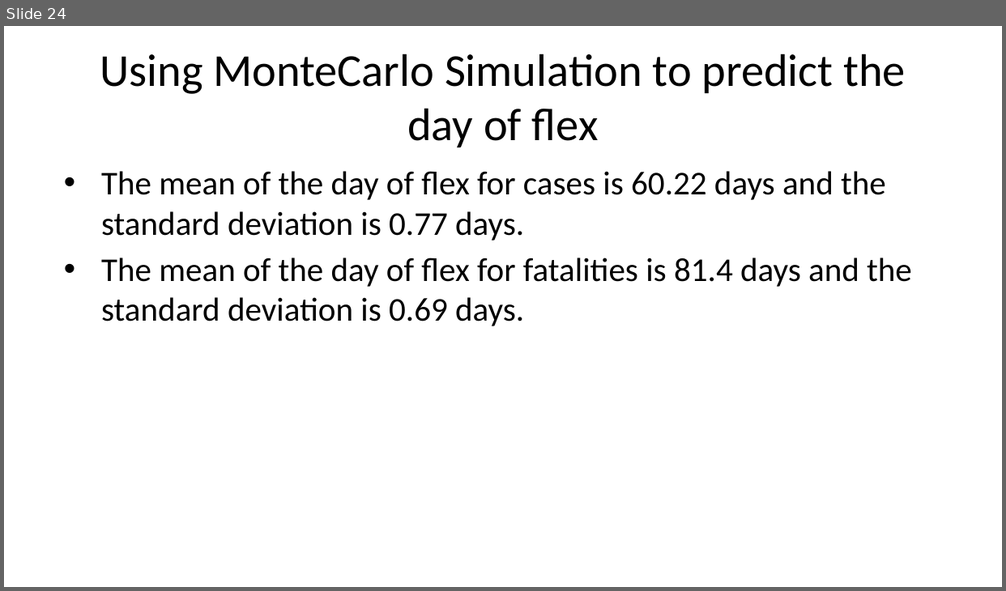
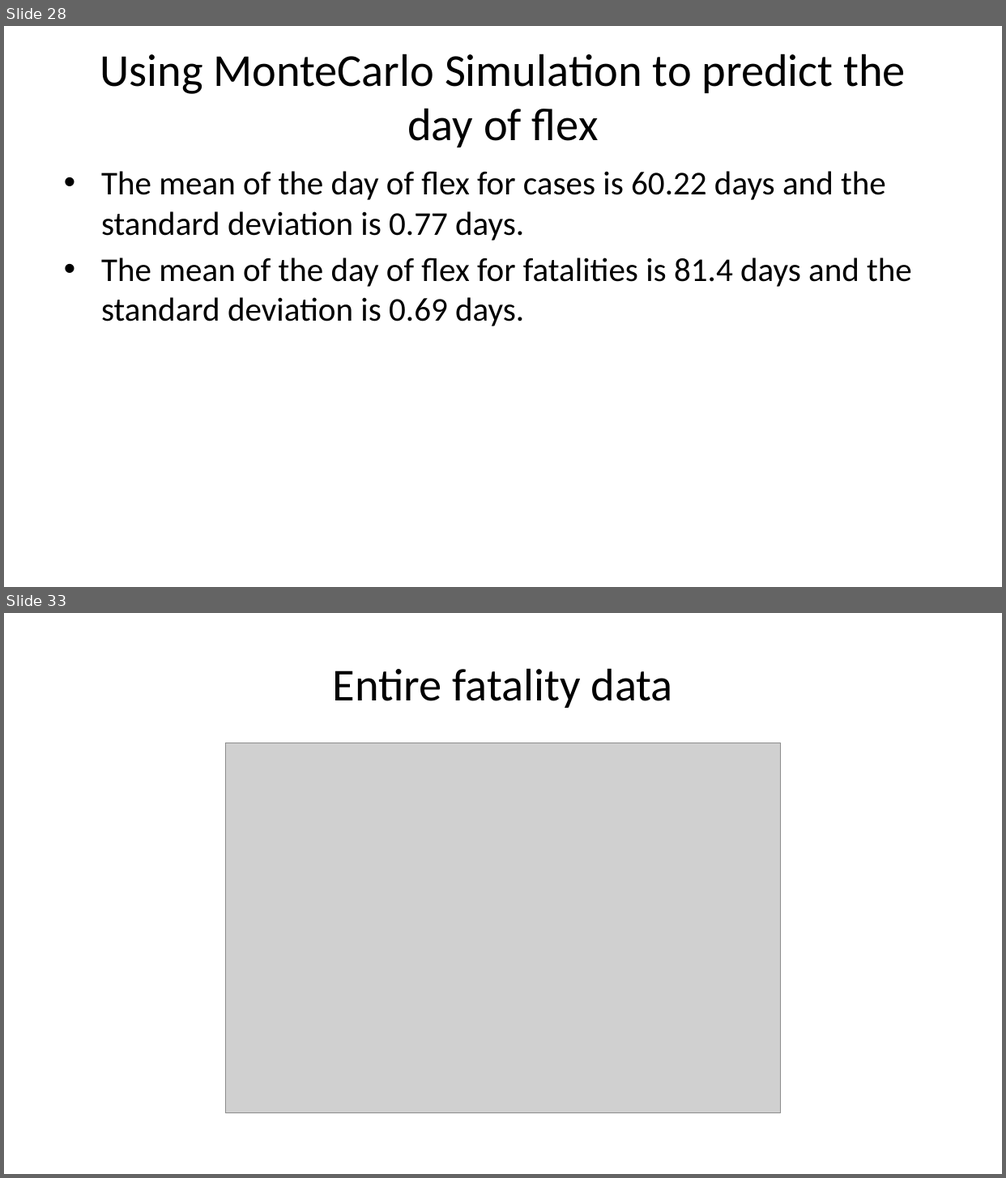
Before and after one commit to austinlackey/covid-simulations, a slide deck: main.pptx. Shown one above the other, each under a label of ours: slide 24 before the commit, slides 28 and 33 after it; the slides between them are not shown. The pictures are 1006x591 and 1006x1178 pixels, drawn with LibreOffice and Linux fonts; fonts in the diff are those of the drawing; grey boxes stand for pictures. Boxes give left, top, right and bottom in pixels: in the first picture for what was removed or moved away, otherwise in the second. Text is boxed around its words. In the diff, an @@ line names an element or a change of style, - is before the commit and + after.

```diff
--- a/main.pptx
+++ b/main.pptx
@@ slide 33 added at (4,613,1002,1174), background #FFFFFF @@
@@ title added at (333,668,673,708), 33 pt, text #000000 @@
+Entire fatality data
@@ picture added at (226,743,780,1114) @@
@@ what was slide 24 is now slide 28 @@
```
Also in this commit, not shown: 7 slides changed, 11 other slides added, 1 slide removed, 2 other files.
